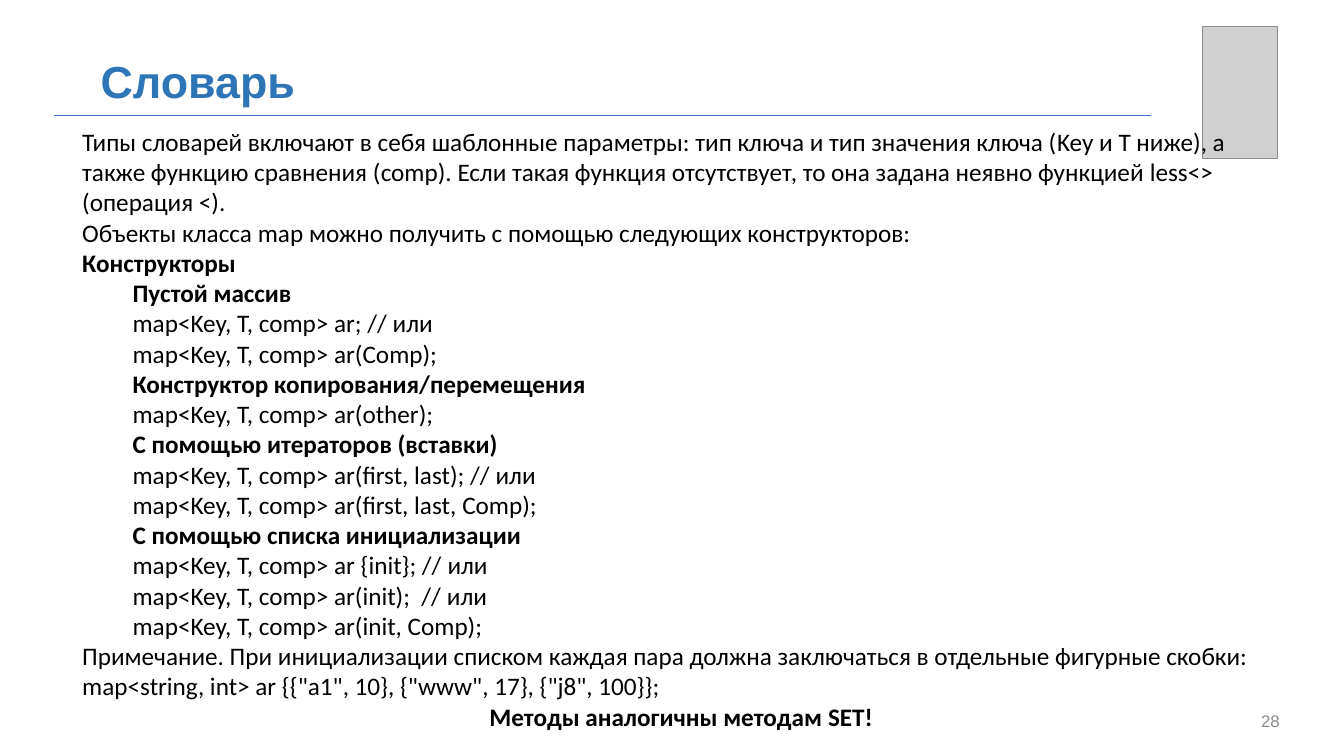
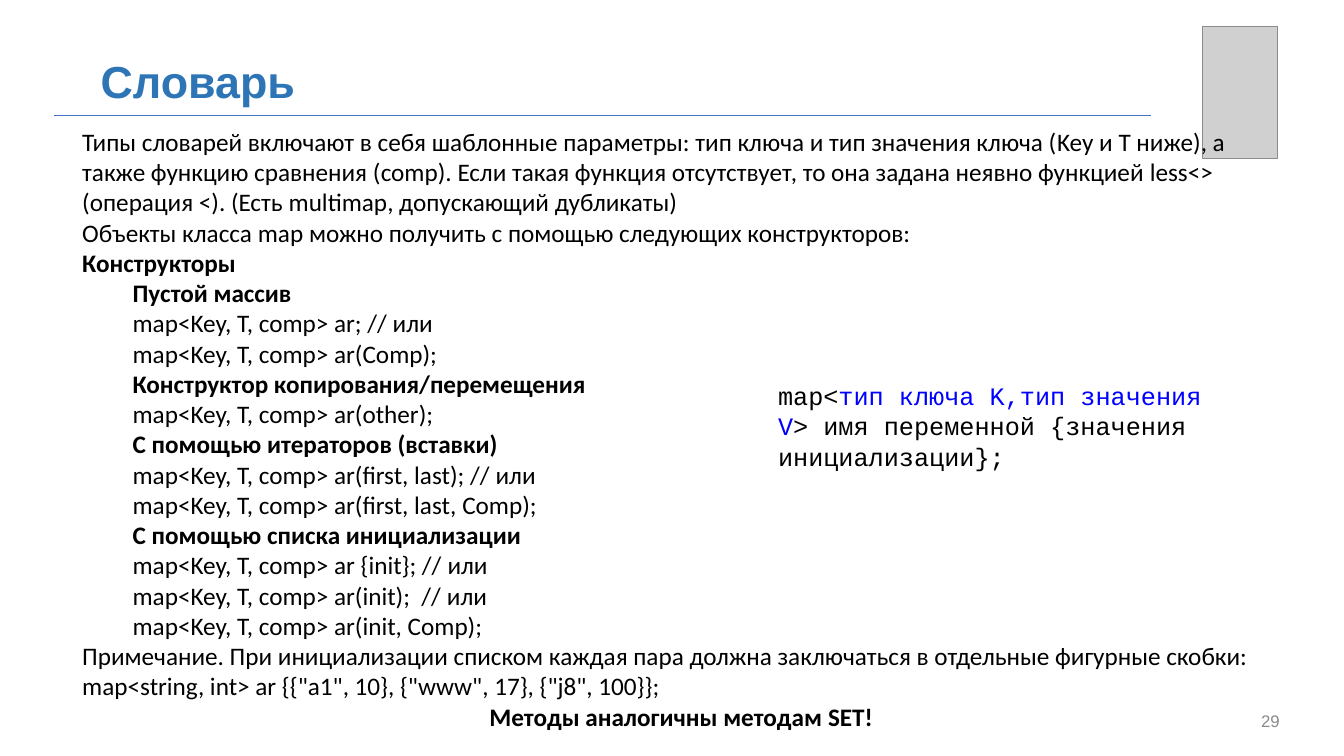
Before and after one commit to MUCTR-IKT-CPP/cpp_course, a slide deck: slide 29 of Лекции/2025/8/Контейнеры.pptx (slide 28 before the commit). Drawn at 1344x756 pixels with LibreOffice and Linux fonts; fonts in the diff are those of the drawing; grey boxes stand for pictures; background and template pictures are left out. Boxes give left, top, right and bottom in pixels: in the first picture for what was removed or moved away, otherwise in the second. Text is boxed around its words. In the diff, an @@ line names an element or a change of style, - is before the commit and + after.

```diff
--- a/Лекции/2025/8/Контейнеры.pptx
+++ b/Лекции/2025/8/Контейнеры.pptx
@@ text at [82, 130, 1225, 215]: text changed @@
-Типы словарей включают в себя шаблонные параметры: тип ключа и тип значения ключа (Key и T ниже), а также функцию сравнения (comp). Если такая функция отсутствует, то она задана неявно функцией less<> (операция <).
+Типы словарей включают в себя шаблонные параметры: тип ключа и тип значения ключа (Key и T ниже), а также функцию сравнения (comp). Если такая функция отсутствует, то она задана неявно функцией less<> (операция <). (Есть multimap, допускающий дубликаты)
@@ text added at [778, 388, 1201, 472], 18 pt, text #000000 @@
+map<тип ключа K,тип значения V> имя переменной {значения инициализации};
```
Also in this commit, not shown: 18 other slides changed, 2 slides added.
